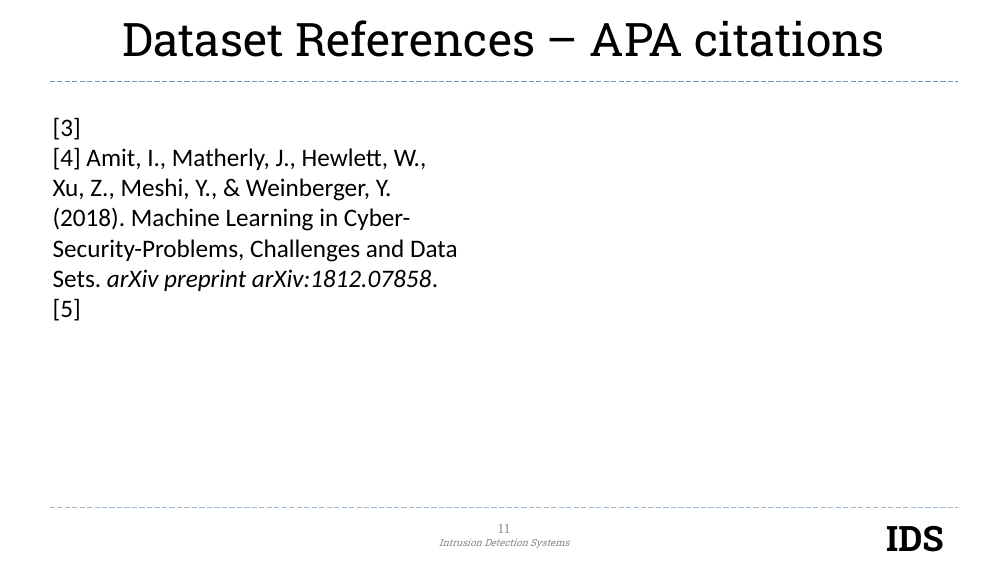
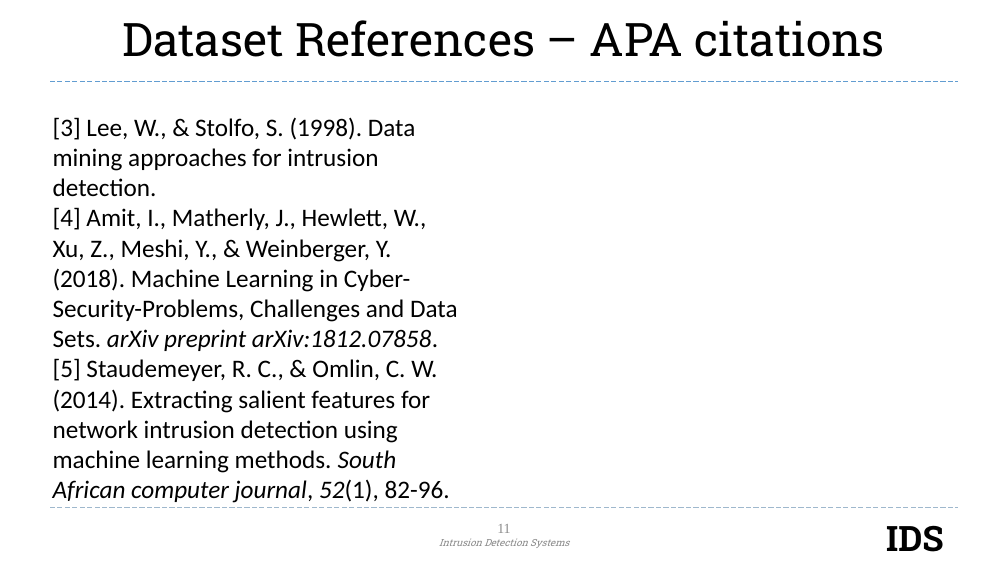
Before and after one commit to AndrewQuijano/Operating_Systems_II, a slide deck: slide 11 of Project_Presentation.pptx. Drawn at 1008x567 pixels with LibreOffice and Linux fonts; fonts in the diff are those of the drawing; background and template pictures are left out. Boxes give left, top, right and bottom in pixels: in the first picture for what was removed or moved away, otherwise in the second. Text is boxed around its words. In the diff, an @@ line names an element or a change of style, - is before the commit and + after.

```diff
--- a/Project_Presentation.pptx
+++ b/Project_Presentation.pptx
@@ text at [53,117,416,196]: text changed @@
-[3]
+[3] Lee, W., & Stolfo, S. (1998). Data mining approaches for intrusion detection.
@@ text at [53,358,450,502]: text changed @@
-[5]
+[5] Staudemeyer, R. C., & Omlin, C. W. (2014). Extracting salient features for network intrusion detection using machine learning methods. South African computer journal, 52(1), 82-96.
```
Also in this commit, not shown: 2 other slides changed.
